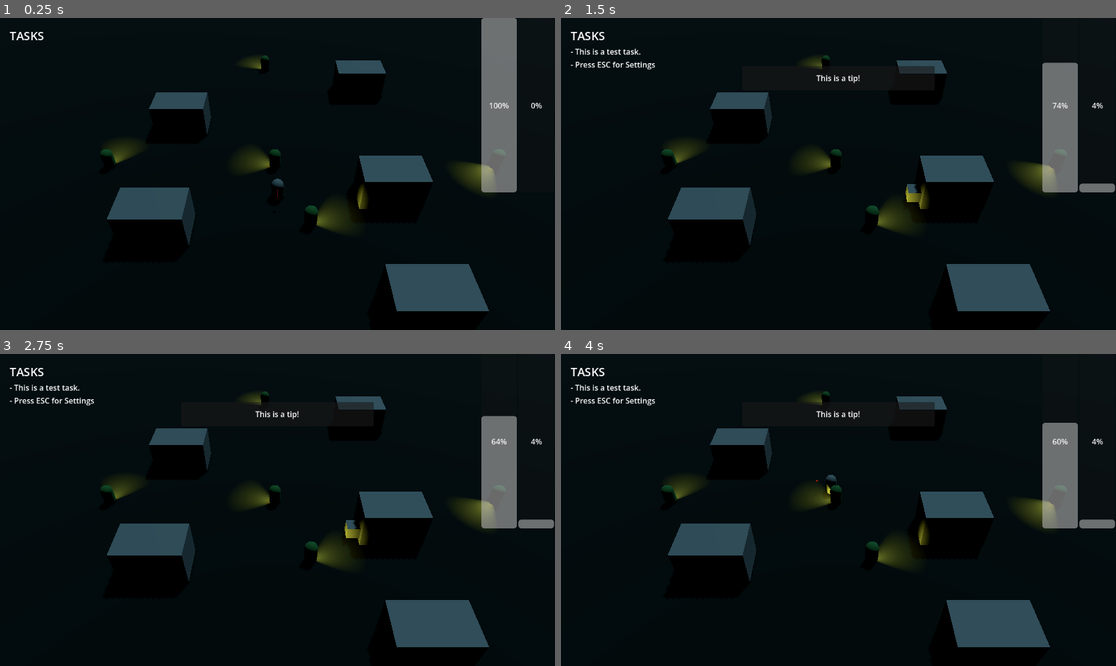
Above: before the commit, frames 1-4 (two rows, left to right).
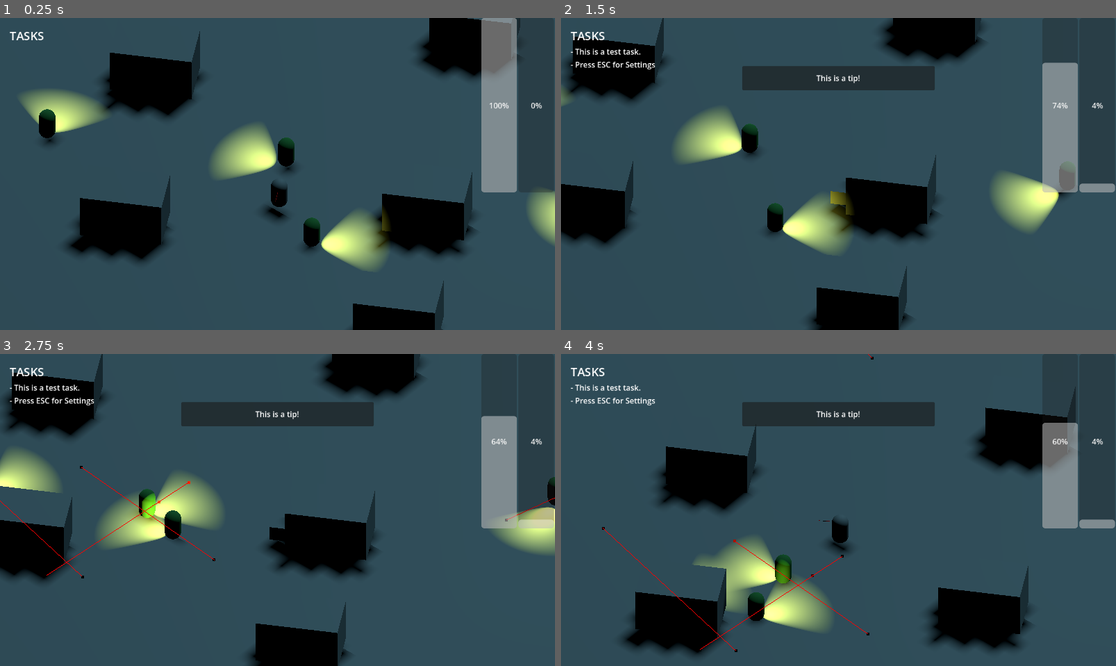
Above: after the commit, the same moments.

Repository: Fredzer0/McGameJam2026
Game: Godot game, scene res://levels/FredScene.tscn
Two runs of this game, one before a commit and one after it. Both use one fixed random seed, a clock stepped at 60 frames per second and the inputs below.
Inputs (mouse positions are in pixels of both pictures, inside the frame that each line leads up to):
- Up to frame 1 (0.25 s): no input
- Up to frame 2 (1.5 s): tap Enter (ui_accept) at 0.5, 0.77 s; move the mouse to (960, 158) at 0.52 s; hold D (move_right) 0.53-1.28 s; tap Shift (dash) at 0.6 s; move the mouse to (727, 189) at 1.27 s; hold S (move_down) from 1.28 s (still down); tap Space (hide) at 1.35 s
- Up to frame 3 (2.75 s): tap Enter (ui_accept) at 1.52 s; move the mouse to (333, 441) at 2.02 s; release S (move_down) at 2.03 s; hold D (move_right) from 2.03 s (still down); tap Shift (dash) at 2.1 s
- Up to frame 4 (4 s): move the mouse to (810, 572) at 2.77 s; release D (move_right) at 2.78 s; hold W (move_up) 2.78-3.53 s; tap Space (hide) at 2.85 s; tap Enter (ui_accept) at 3.02, 3.77 s; move the mouse to (1005, 556) at 3.52 s; hold A (move_left) from 3.53 s (still down); tap Shift (dash) at 3.6 s

The runs differ from the first frame. In frame 1, 84% of the frame differs, in the area x 0-100%, y 0-100%; in frame 2, 84%; in frame 3, 85%; in frame 4, 88%.

Commit message:
camera clamp

Diff:
--- /dev/null
+++ b/Scripts/camera_3d.gd
@@ -0,0 +1,26 @@
+extends Camera3D
+
+var player
+# Map limits (world coordinates)
+@export var min_x := -40.0
+@export var max_x := 40.0
+@export var min_z := -30.0
+@export var max_z := 30.0
+
+var offset: Vector3
+
+func _ready():
+
+    player = get_tree().get_first_node_in_group("player")
+    offset = global_position - player.global_position
+
+func _process(delta):
+    if not player:
+        return
+
+    var target_pos = player.global_position + offset
+
+    target_pos.x = clamp(target_pos.x, min_x, max_x)
+    target_pos.z = clamp(target_pos.z, min_z, max_z)
+
+    global_position = target_pos
--- a/Scripts/suspicion_director.gd
+++ b/Scripts/suspicion_director.gd
@@ -8,12 +8,12 @@
 @export var passiveCooling = 0.001;
 var detection = false;
 
-
+var player
 # Called when the node enters the scene tree for the first time.
 func _ready() -> void:
 	currentPanic = 0;
 	detection = false;
-
+	player = get_tree().get_first_node_in_group("player")
 
 # Called every frame. 'delta' is the elapsed time since the previous frame.
 func _process(delta: float) -> void:
@@ -21,7 +21,6 @@
 
 	if (detection && !panicStatus):
 		raisePanic();
-
 
 	print_debug(currentPanic);
 	if (currentPanic >= 100):
@@ -46,7 +45,8 @@
 	currentPanic += panicRate;
 
 func on_npc_panic_signal() -> void:
-	detection = true;
+	if !player.is_hiding:
+		detection = true;
 
 func on_npc_calm_signal() -> void:
 	detection = false;
--- a/assets/Scenes/environment.tscn
+++ b/assets/Scenes/environment.tscn
@@ -1,10 +1,17 @@
 [gd_scene format=3 uid="uid://b0fms7bpidl4s"]
 
-[sub_resource type="StandardMaterial3D" id="StandardMaterial3D_sffa0"]
-albedo_color = Color(0.039215688, 0.047058824, 0.023529412, 1)
+[sub_resource type="PlaneMesh" id="PlaneMesh_sffa0"]
+
+[sub_resource type="WorldBoundaryShape3D" id="WorldBoundaryShape3D_sffa0"]
 
 [node name="Environment" type="Node3D" unique_id=960804561]
 
-[node name="CSGBox3D" type="CSGBox3D" parent="." unique_id=664970062]
-size = Vector3(100, 1, 100)
-material = SubResource("StandardMaterial3D_sffa0")
+[node name="MeshInstance3D" type="MeshInstance3D" parent="." unique_id=145017209]
+transform = Transform3D(100, 0, 0, 0, 1, 0, 0, 0, 100, 0, 0, 0)
+mesh = SubResource("PlaneMesh_sffa0")
+
+[node name="StaticBody3D" type="StaticBody3D" parent="." unique_id=1376669213]
+
+[node name="CollisionShape3D" type="CollisionShape3D" parent="StaticBody3D" unique_id=1470919057]
+transform = Transform3D(100, 0, 0, 0, 1, 0, 0, 0, 100, 0, 0, 0)
+shape = SubResource("WorldBoundaryShape3D_sffa0")
--- /dev/null
+++ b/assets/ground.tscn
@@ -0,0 +1,15 @@
+[gd_scene format=3 uid="uid://bh5xd7i8ik0ls"]
+
+[sub_resource type="WorldBoundaryShape3D" id="WorldBoundaryShape3D_plhkx"]
+
+[sub_resource type="PlaneMesh" id="PlaneMesh_plhkx"]
+
+[node name="ground" type="StaticBody3D" unique_id=1434387679]
+
+[node name="CollisionShape3D" type="CollisionShape3D" parent="." unique_id=1577638343]
+transform = Transform3D(100, 0, 0, 0, 1, 0, 0, 0, 100, 0, 0, 0)
+shape = SubResource("WorldBoundaryShape3D_plhkx")
+
+[node name="MeshInstance3D" type="MeshInstance3D" parent="." unique_id=1856947745]
+transform = Transform3D(100, 0, 0, 0, 1, 0, 0, 0, 100, 0, 0, 0)
+mesh = SubResource("PlaneMesh_plhkx")
--- a/levels/FredScene.tscn
+++ b/levels/FredScene.tscn
@@ -1,16 +1,22 @@
 [gd_scene format=3 uid="uid://5ma7vxmlo1jb"]
 
-[ext_resource type="PackedScene" uid="uid://b0fms7bpidl4s" path="res://assets/Scenes/environment.tscn" id="1_g4tst"]
 [ext_resource type="PackedScene" uid="uid://cn0egmeo3v4t" path="res://assets/Scenes/house.tscn" id="2_q66dy"]
 [ext_resource type="PackedScene" uid="uid://whl2a2p8t4r5" path="res://entities/enemies/npc.tscn" id="2_t0f4b"]
 [ext_resource type="PackedScene" uid="uid://b812iuikvckso" path="res://entities/player/Player.tscn" id="3_hbm7b"]
 [ext_resource type="Script" uid="uid://hnap8lcnuimj" path="res://Scripts/suspicion_director.gd" id="5_0mfq7"]
+[ext_resource type="Script" uid="uid://bd2xdysjc05n8" path="res://Scripts/camera_3d.gd" id="5_qahgl"]
 [ext_resource type="PackedScene" uid="uid://b5x8y1n2m3q1" path="res://ui/hud/HUD.tscn" id="6_57md5"]
+[ext_resource type="PackedScene" uid="uid://bh5xd7i8ik0ls" path="res://assets/ground.tscn" id="7_o7s4l"]
 
 [sub_resource type="Environment" id="Environment_g4tst"]
 background_mode = 1
 volumetric_fog_enabled = true
 volumetric_fog_density = 0.005
+
+[sub_resource type="NavigationMesh" id="NavigationMesh_qahgl"]
+vertices = PackedVector3Array(-99.5, 0.5, -99.5, -99.5, 0.5, 99.5, 99.5, 0.5, 99.5, 99.5, 0.5, -99.5, 7, 4, -17.5, 7, 4, -15.25, 11.25, 4, -15.25, 11.25, 4, -17.5, -11.5, 4, -10.75, -11.5, 4, -8.5, -7.25, 4, -8.5, -7.25, 4, -10.75, 7, 4, -1.25, 7, 4, 1, 11.25, 4, 1, 11.25, 4, -1.25, -11, 4, 2.25, -11, 4, 4.5, -6.75, 4, 4.5, -6.75, 4, 2.25, 7, 4, 8.75, 7, 4, 11, 11.25, 4, 11, 11.25, 4, 8.75)
+polygons = [PackedInt32Array(3, 2, 0), PackedInt32Array(0, 2, 1), PackedInt32Array(7, 6, 4), PackedInt32Array(4, 6, 5), PackedInt32Array(11, 10, 8), PackedInt32Array(8, 10, 9), PackedInt32Array(15, 14, 12), PackedInt32Array(12, 14, 13), PackedInt32Array(19, 18, 16), PackedInt32Array(16, 18, 17), PackedInt32Array(23, 22, 20), PackedInt32Array(20, 22, 21)]
+agent_height = 0.2
 
 [node name="FredScene" type="Node3D" unique_id=1742367876]
 
@@ -23,12 +29,70 @@
 [node name="WorldEnvironment" type="WorldEnvironment" parent="." unique_id=825585174]
 environment = SubResource("Environment_g4tst")
 
-[node name="Camera3D" type="Camera3D" parent="." unique_id=1065322500]
-transform = Transform3D(1, 0, 0, 0, 0.7313537, 0.6819984, 0, -0.6819984, 0.7313537, 0, 22.932, 21.28)
-fov = 45.0
+[node name="Enemies" type="Node3D" parent="." unique_id=1505769874]
 
-[node name="Environment" parent="." unique_id=960804561 instance=ExtResource("1_g4tst")]
-transform = Transform3D(1, 0, 0, 0, 1, 0, 0, 0, 1, -0.046571255, 0.0956893, -0.06581974)
+[node name="NPC" parent="Enemies" unique_id=2091204191 instance=ExtResource("2_t0f4b")]
+transform = Transform3D(0.1432853, 0, 0.9896814, 0, 1, 0, -0.9896814, 0, 0.1432853, -14.828926, 1.397454, -3.7148848)
+axis_lock_linear_y = false
+
+[node name="NPC2" parent="Enemies" unique_id=968488436 instance=ExtResource("2_t0f4b")]
+transform = Transform3D(-0.9471935, 0, 0.32066256, 0, 1, 0, -0.32066256, 0, -0.9471935, -0.22622299, 1.397454, -3.7148848)
+axis_lock_linear_y = false
+
+[node name="NPC3" parent="Enemies" unique_id=685017053 instance=ExtResource("2_t0f4b")]
+transform = Transform3D(0.9494145, 0, 0.3140257, 0, 1, 0, -0.3140257, 0, 0.9494145, 2.4966173, 1.1676304, 2.864025)
+axis_lock_linear_y = false
+
+[node name="NPC4" parent="Enemies" unique_id=1609255914 instance=ExtResource("2_t0f4b")]
+transform = Transform3D(-0.5829989, 0.0049982327, 0.81245756, 0.0071337693, 0.999974, -0.0010328216, -0.8124416, 0.005193752, -0.5830193, -1.536746, 1.397454, -21.591652)
+axis_lock_linear_y = false
+
+[node name="NPC5" parent="Enemies" unique_id=1040559120 instance=ExtResource("2_t0f4b")]
+transform = Transform3D(-0.8761133, 0, -0.4821054, 0, 1, 0, 0.4821054, 0, -0.8761133, 19.192307, 1.397454, -3.7148848)
+axis_lock_linear_y = false
+
+[node name="Player" parent="." unique_id=253799011 groups=["player"] instance=ExtResource("3_hbm7b")]
+transform = Transform3D(1, 0, 0, 0, 1, 0, 0, 0, 1, 0, 1.3858306, 0)
+
+[node name="Camera3D" type="Camera3D" parent="Player" unique_id=1065322500]
+transform = Transform3D(0.9848077, -0.11619332, 0.12904574, 0, 0.7431448, 0.6691306, -0.17364818, -0.658965, 0.73185474, 3.8083897, 21.799608, 22.199783)
+projection = 1
+fov = 37.849285
+size = 18.757
+near = 0.001
+script = ExtResource("5_qahgl")
+
+[node name="Systems" type="Node3D" parent="." unique_id=213108628]
+transform = Transform3D(1, 0, 0, 0, 1, 0, 0, 0, 1, 0, -37.565052, 0)
+
+[node name="SuspicionDirector" type="Node3D" parent="Systems" unique_id=851241639 groups=["suspicionDirector"]]
+script = ExtResource("5_0mfq7")
+
+[node name="HUD" parent="." unique_id=1053323662 instance=ExtResource("6_57md5")]
+
+[node name="NavigationRegion3D" type="NavigationRegion3D" parent="." unique_id=93847155]
+navigation_mesh = SubResource("NavigationMesh_qahgl")
+metadata/_edit_lock_ = true
+
+[node name="house" parent="NavigationRegion3D" unique_id=830056038 instance=ExtResource("2_q66dy")]
+transform = Transform3D(1, 0, 0, 0, 1, 0, 0, 0, 1, 9.031464, 2.1167986, -16.462164)
+
+[node name="house2" parent="NavigationRegion3D" unique_id=1542438002 instance=ExtResource("2_q66dy")]
+transform = Transform3D(1, 0, 0, 0, 1, 0, 0, 0, 1, 9.031464, 2.1167986, -0.06241274)
+
+[node name="house3" parent="NavigationRegion3D" unique_id=489939588 instance=ExtResource("2_q66dy")]
+transform = Transform3D(1, 0, 0, 0, 1, 0, 0, 0, 1, 9.031464, 2.1167986, 9.966841)
+
+[node name="house4" parent="NavigationRegion3D" unique_id=160811268 instance=ExtResource("2_q66dy")]
+transform = Transform3D(1, 0, 0, 0, 1, 0, 0, 0, 1, -9.299389, 2.1167986, -9.698135)
+
+[node name="house5" parent="NavigationRegion3D" unique_id=1209818540 instance=ExtResource("2_q66dy")]
+transform = Transform3D(1, 0, 0, 0, 1, 0, 0, 0, 1, -8.81119, 2.1167986, 3.4851832)
+
+[node name="ground" parent="NavigationRegion3D" unique_id=1434387679 instance=ExtResource("7_o7s4l")]
+
+[node name="Environment" type="Node3D" parent="." unique_id=960804561]
+transform = Transform3D(1, 0, 0, 0, 1, 0, 0, 0, 1, 0.031463623, 0.09568906, -0.06241274)
 
 [node name="FogVolume" type="FogVolume" parent="Environment" unique_id=936400773]
 transform = Transform3D(1, 0, 0, 0, 1, 0, 0, 0, 1, 30, 4.492, 1.853)
@@ -41,45 +105,3 @@
 [node name="FogVolume3" type="FogVolume" parent="Environment" unique_id=760853136]
 transform = Transform3D(1, 0, 0, 0, 1, 0, 0, 0, 1, -30, 4.492, 4.259)
 size = Vector3(16.21316, 4, 76.65)
-
-[node name="house" parent="Environment" unique_id=830056038 instance=ExtResource("2_q66dy")]
-transform = Transform3D(1, 0, 0, 0, 1, 0, 0, 0, 1, 9, 2.0211096, -16.399752)
-
-[node name="house2" parent="Environment" unique_id=1542438002 instance=ExtResource("2_q66dy")]
-transform = Transform3D(1, 0, 0, 0, 1, 0, 0, 0, 1, 9, 2.0211096, 0)
-
-[node name="house3" parent="Environment" unique_id=489939588 instance=ExtResource("2_q66dy")]
-transform = Transform3D(1, 0, 0, 0, 1, 0, 0, 0, 1, 9, 2.0211096, 10.029253)
-
-[node name="house4" parent="Environment" unique_id=160811268 instance=ExtResource("2_q66dy")]
-transform = Transform3D(1, 0, 0, 0, 1, 0, 0, 0, 1, -9.3308525, 2.0211096, -9.635723)
-
-[node name="house5" parent="Environment" unique_id=1209818540 instance=ExtResource("2_q66dy")]
-transform = Transform3D(1, 0, 0, 0, 1, 0, 0, 0, 1, -8.842653, 2.0211096, 3.547596)
-
-[node name="Enemies" type="Node3D" parent="." unique_id=1505769874]
-
-[node name="NPC" parent="Enemies" unique_id=2091204191 instance=ExtResource("2_t0f4b")]
-transform = Transform3D(0.1432853, 0, 0.9896814, 0, 1, 0, -0.9896814, 0, 0.1432853, -14.828926, 1.397454, -3.7148848)
-
-[node name="NPC2" parent="Enemies" unique_id=968488436 instance=ExtResource("2_t0f4b")]
-transform = Transform3D(-0.9471935, 0, 0.32066256, 0, 1, 0, -0.32066256, 0, -0.9471935, -0.22622299, 1.397454, -3.7148848)
-
-[node name="NPC3" parent="Enemies" unique_id=685017053 instance=ExtResource("2_t0f4b")]
-transform = Transform3D(0.9494145, 0, 0.3140257, 0, 1, 0, -0.3140257, 0, 0.9494145, 2.4966173, 1.397454, 2.864025)
-
-[node name="NPC4" parent="Enemies" unique_id=1609255914 instance=ExtResource("2_t0f4b")]
-transform = Transform3D(-0.5829989, 0.0049982327, 0.81245756, 0.0071337693, 0.999974, -0.0010328216, -0.8124416, 0.005193752, -0.5830193, -1.536746, 1.397454, -21.591652)
-
-[node name="NPC5" parent="Enemies" unique_id=1040559120 instance=ExtResource("2_t0f4b")]
-transform = Transform3D(-0.8761133, 0, -0.4821054, 0, 1, 0, 0.4821054, 0, -0.8761133, 19.192307, 1.397454, -3.7148848)
-
-[node name="Player" parent="." unique_id=253799011 groups=["player"] instance=ExtResource("3_hbm7b")]
-transform = Transform3D(1, 0, 0, 0, 1, 0, 0, 0, 1, 0, 1.3858306, 0)
-
-[node name="Systems" type="Node3D" parent="." unique_id=213108628]
-
-[node name="SuspicionDirector" type="Node3D" parent="Systems" unique_id=851241639 groups=["suspicionDirector"]]
-script = ExtResource("5_0mfq7")
-
-[node name="HUD" parent="." unique_id=1053323662 instance=ExtResource("6_57md5")]
Not shown, added: Scripts/camera_3d.gd.uid
